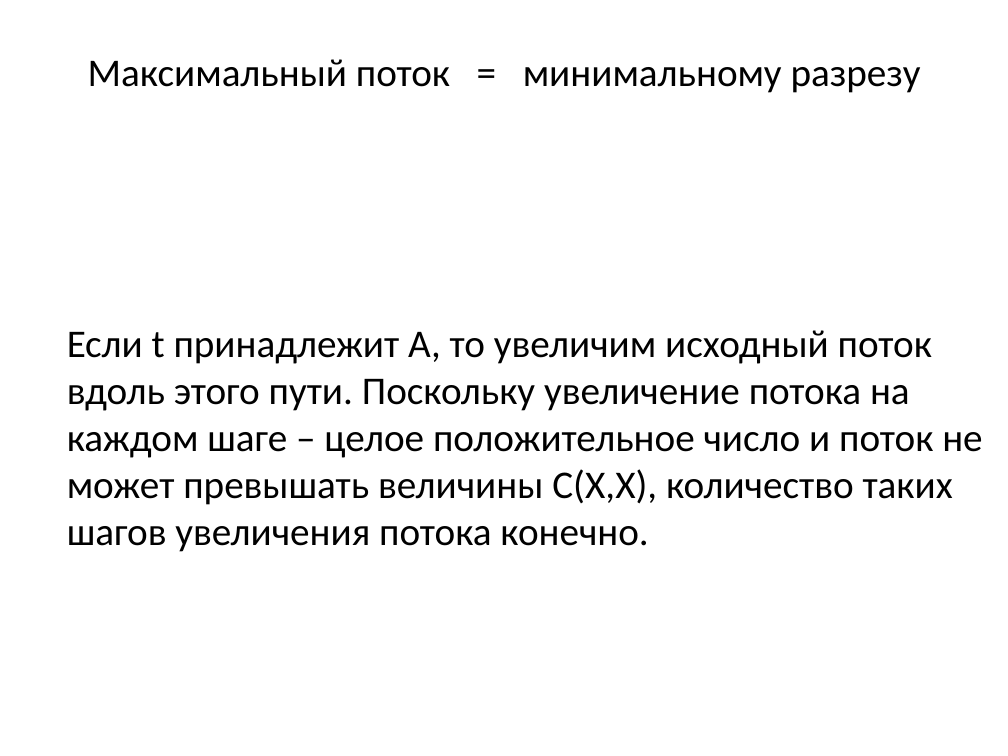
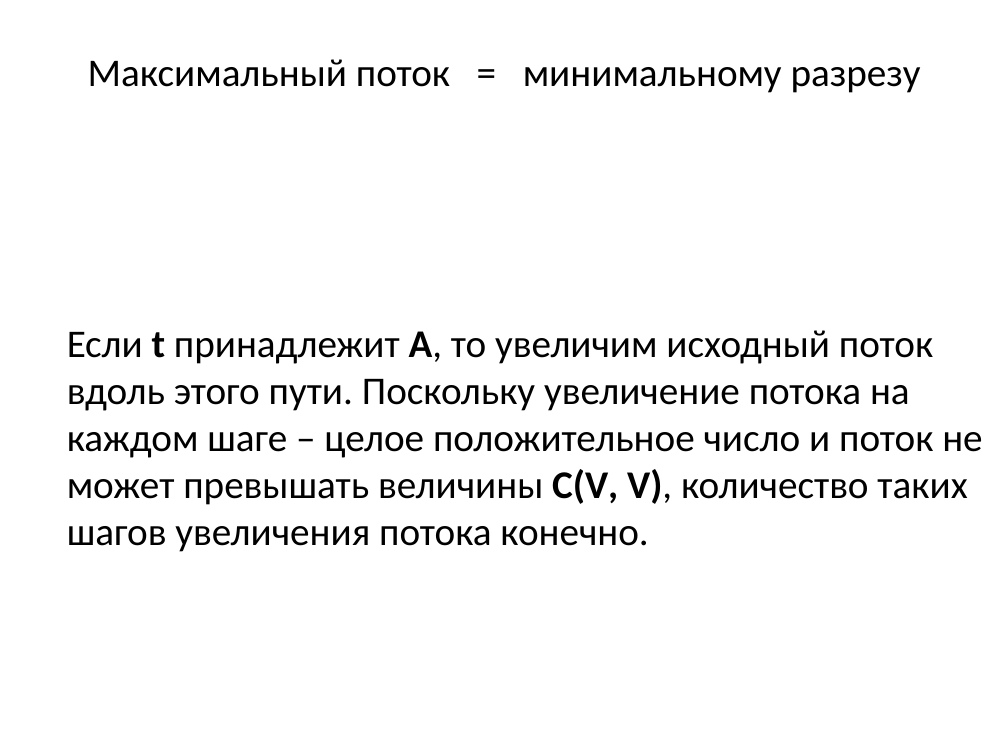
Before and after one commit to SteinbergOB/ANG, a slide deck: slide 110 of Презентации/Лекция 4.pptx (slide 95 before the commit). Drawn at 1008x756 pixels with LibreOffice and Linux fonts; fonts in the diff are those of the drawing. Boxes give left, top, right and bottom in pixels: in the first picture for what was removed or moved away, otherwise in the second. Text is boxed around its words. In the diff, an @@ line names an element or a change of style, - is before the commit and + after.

```diff
--- a/Презентации/Лекция 4.pptx
+++ b/Презентации/Лекция 4.pptx
@@ text at [67,330,982,552]: text changed @@
-Если t принадлежит A, то увеличим исходный поток вдоль этого пути. Поскольку увеличение потока на каждом шаге – целое положительное число и поток не может превышать величины C(X,X), количество таких шагов увеличения потока конечно.
+Если t принадлежит A, то увеличим исходный поток вдоль этого пути. Поскольку увеличение потока на каждом шаге – целое положительное число и поток не может превышать величины C(V, V), количество таких шагов увеличения потока конечно.
```
Also in this commit, not shown: 54 other slides changed, 61 slides added, 1 slide removed.
